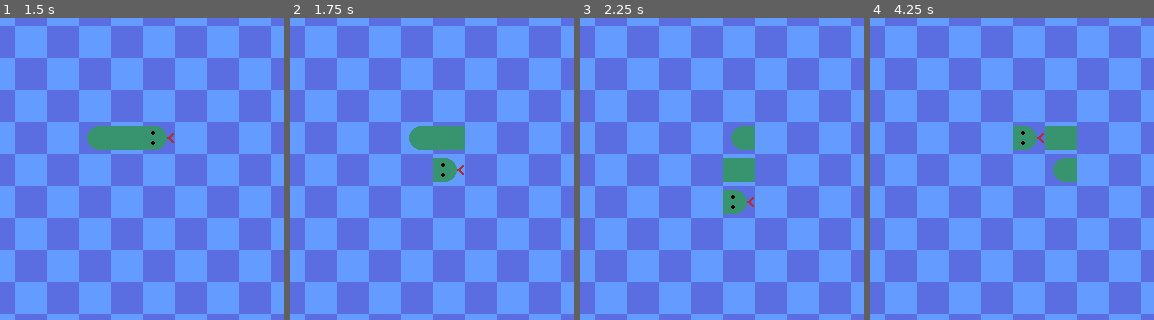
Above: before the commit, frames 1-4 (left to right).
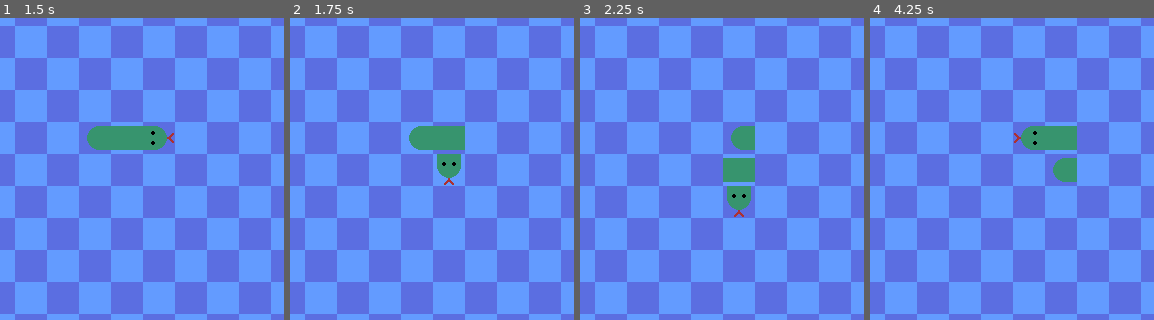
Above: after the commit, the same moments.

Repository: conor-wilson/snake
Game: Godot game, scene res://scenes/snake.tscn
Same seed, same stepped clock (60 frames per second), same inputs: the game is played once before the commit and once after it.
Inputs:
- Up to frame 1 (1.5 s): tap Enter at 0.5 s; hold Right (move_right) 0.53-1.28 s; hold Down (move_down) from 1.28 s (still down)
- Up to frame 2 (1.75 s): keep holding Down (move_down)
- Up to frame 3 (2.25 s): tap Space at 2 s; release Down (move_down) at 2.03 s; hold Right (move_right) from 2.03 s (still down)
- Up to frame 4 (4.25 s): release Right (move_right) at 2.78 s; hold Up (move_up) 2.78-3.53 s; tap Enter at 3.5 s; hold Left (move_left) from 3.53 s (still down)
The pictures show only the part of the screen within x 42-92%, y 36-86%; the shares and areas given below are measured in that part.

Frame 1 is identical in both runs. In frame 2, 0.5% of the frame differs, in the area x 50-62%, y 45-56%; in frame 3, 0.5%; in frame 4, 0.6%, in the area x 50-62%, y 35-44%.

Commit message:
Refactored snake head to face the correct direction

Diff:
--- a/scenes/snake.gd
+++ b/scenes/snake.gd
@@ -35,7 +35,7 @@
 # TODO: Change the direction vectors to not always be Vector2.RIGHT
 func renderSnakeUpdate(oldTailCoords: Vector2i = Vector2i(-1,-1)):
 	erase_cell(1, oldTailCoords)
-	set_head_cell(snakeTiles[0], Vector2.RIGHT)
+	set_head_cell(snakeTiles[0], direction)
 	set_body_cell(snakeTiles[1], Vector2.LEFT, Vector2.RIGHT)
 	set_tail_cell(snakeTiles[snakeTiles.size()-1], Vector2.RIGHT)
 
@@ -76,14 +76,14 @@
 		renderSnakeUpdate()
 		set_apple_cell()
 
-	# Case where the snake hits a wall or its own body
+	# Case where the snake something other than the apple
 	elif get_cell_tile_data(1, newHeadCoords) != null:
 		# TODO: Make the snake die here.
 		return
 
 	# Case where the snake hits nothing
 	else:
-		snakeTiles.push_front(newHeadCoords)
+		snakeTiles.push_front(newHeadCoords) # TODO: Is this repeated code okay?
 		renderSnakeUpdate(snakeTiles.pop_back())
 
 
@@ -122,13 +122,13 @@
 func cardinal_to_alt_id(direction: Vector2) -> int:
 
 	var altID = 0
-	if direction == Vector2.UP:
+	if direction.angle() == Vector2.UP.angle():
 		altID = 1
-	elif direction == Vector2.RIGHT:
+	elif direction.angle() == Vector2.RIGHT.angle():
 		altID = 2
-	elif direction == Vector2.DOWN:
+	elif direction.angle() == Vector2.DOWN.angle():
 		altID = 3
-	elif direction == Vector2.LEFT:
+	elif direction.angle() == Vector2.LEFT.angle():
 		altID = 4
 	else:
 		print_debug("invalid direction input to cardinal_to_alt_id():", direction)
